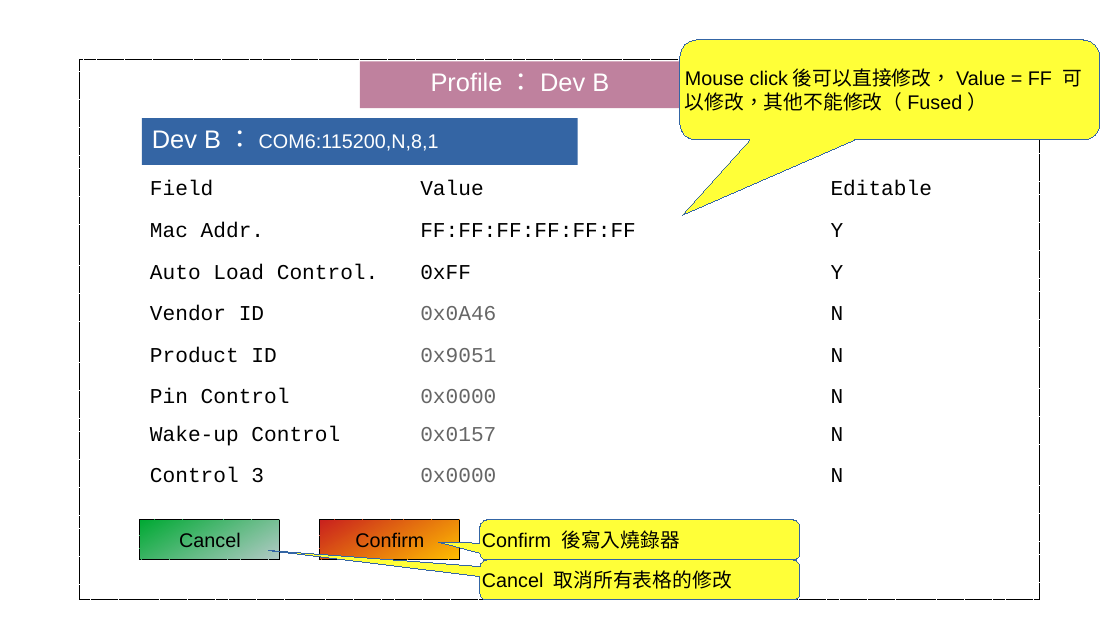
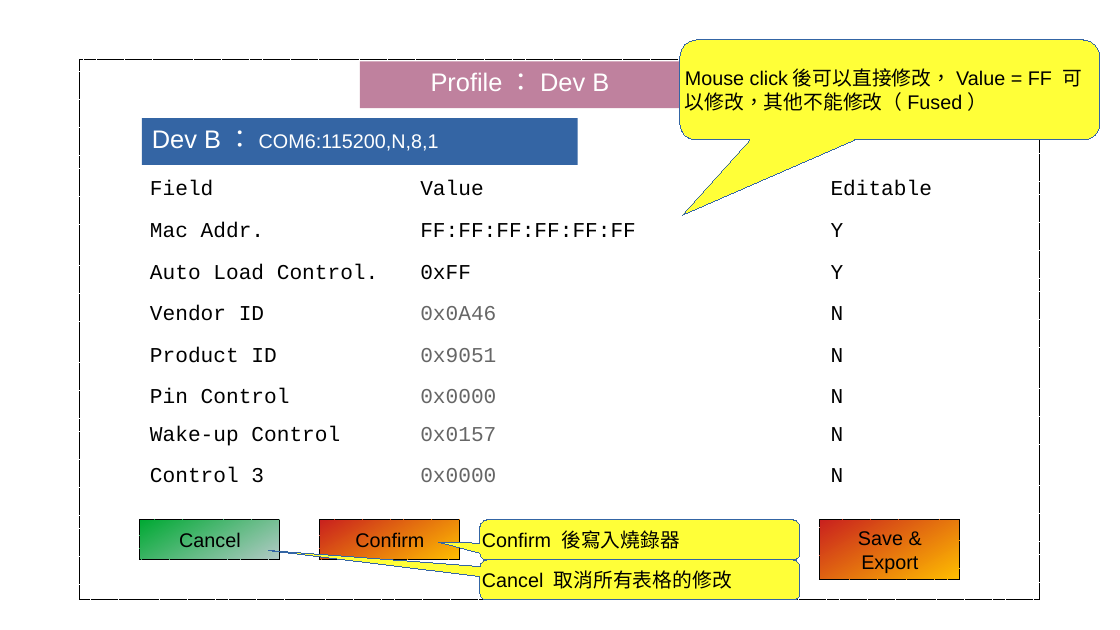
Before and after one commit to tomjpsun/obsidianVaults, a slide deck: slide 3 of DM9051A OTP 燒錄專案/8051A OTP GUI.odp. Drawn at 1120x630 pixels with LibreOffice and Linux fonts; fonts in the diff are those of the drawing. Boxes give left, top, right and bottom in pixels: in the first picture for what was removed or moved away, otherwise in the second. Text is boxed around its words. In the diff, an @@ line names an element or a change of style, - is before the commit and + after.

Commit message:
vault backup: 2023-12-15 14:44:29
Affected files:
DM9051A OTP 燒錄專案/.~lock.8051A OTP GUI.odp#
DM9051A OTP 燒錄專案/8051A OTP GUI.odp

```diff
--- a/DM9051A OTP 燒錄專案/8051A OTP GUI.odp
+++ b/DM9051A OTP 燒錄專案/8051A OTP GUI.odp
@@ rectangle added at [820, 520, 960, 580], fill gradient #C9211E to #FFBF00, outline #000000 0 pt dashed, 14 pt, text #000000 @@
+Save &
+Export
```
Also in this commit, not shown: 1 other file.
